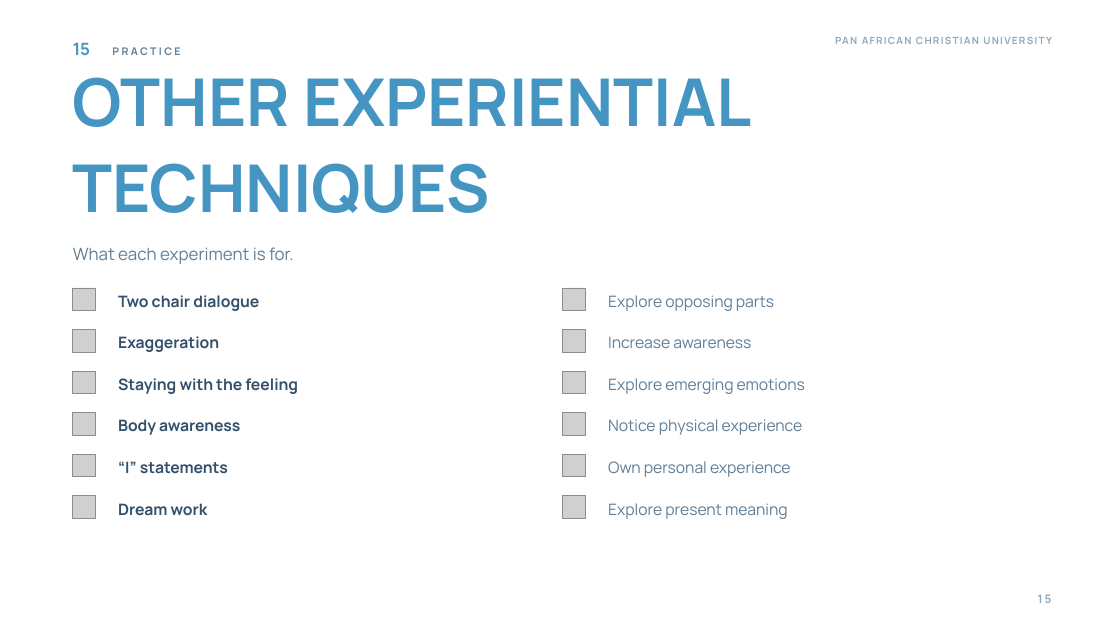
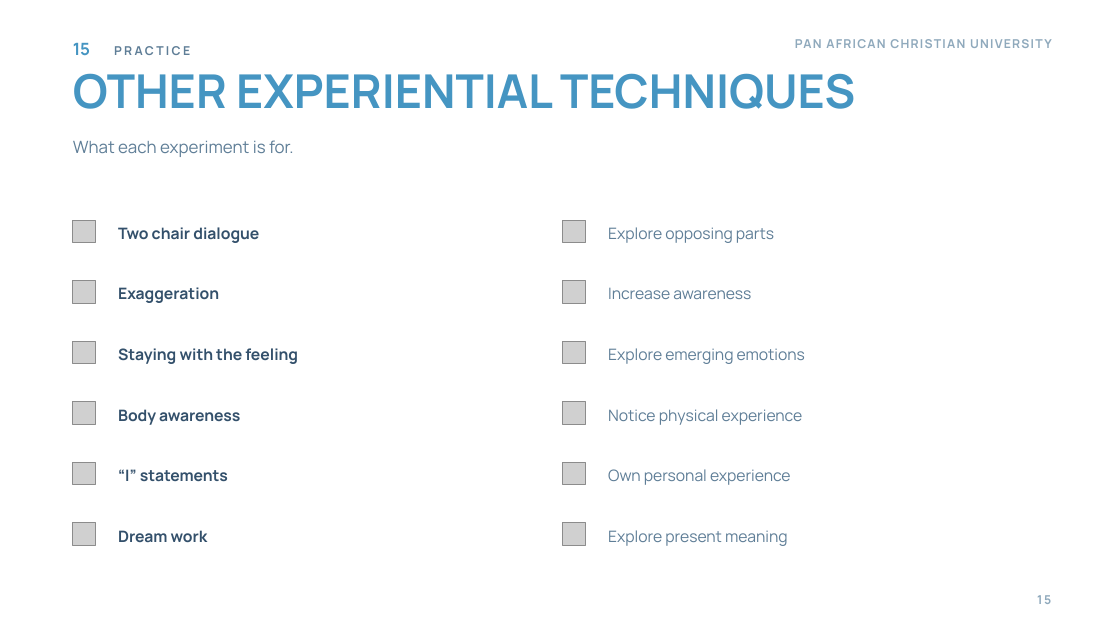
Before and after one commit to wambetebenjamin/Business-e-books, a slide deck: slide 15 of presentations/gestalt-theory-counselling/Gestalt Theory and Its Application to Counselling.pptx. Drawn at 1120x630 pixels with LibreOffice and Linux fonts; fonts in the diff are those of the drawing; grey boxes stand for pictures; background and template pictures are left out. Boxes give left, top, right and bottom in pixels: in the first picture for what was removed or moved away, otherwise in the second. Text is boxed around its words. In the diff, an @@ line names an element or a change of style, - is before the commit and + after.

```diff
--- a/presentations/gestalt-theory-counselling/Gestalt Theory and Its Application to Counselling.pptx
+++ b/presentations/gestalt-theory-counselling/Gestalt Theory and Its Application to Counselling.pptx
@@ text "15 PRACTICE" at (73,43,190,56): size 9 to 10.5 pt in "PRACTICE" @@
@@ text "OTHER EXPERIENTIAL TECHNIQUES" at (73,73,855,109): size 56.5 to 40 pt; line spacing 74pt to 56.8pt @@
@@ text "PAN AFRICAN CHRISTIAN UNIVERSITY" at (795,39,822,48): size 8.5 to 10.5 pt; line spacing 13.8pt to 17.3pt @@
@@ text "What each experiment is for.": place and size @@
-text "What each experiment is for." at (73,247,294,264)
+text "What each experiment is for." at (73,140,294,157)
@@ 2 pictures, 2 texts: place and size @@
-2 pictures, 2 texts at (73,288,774,311)
+2 pictures, 2 texts at (73,220,774,243)
@@ 2 pictures, 2 texts: place and size @@
-2 pictures, 2 texts at (73,329,751,352)
+2 pictures, 2 texts at (73,281,751,303)
@@ 2 pictures, 2 texts: place and size @@
-2 pictures, 2 texts at (73,371,805,394)
+2 pictures, 2 texts at (73,341,805,364)
@@ 2 pictures, 2 texts: place and size @@
-2 pictures, 2 texts at (73,413,803,435)
+2 pictures, 2 texts at (73,402,803,425)
@@ picture: place and size @@
-picture at (73,455,96,477)
+picture at (73,462,96,485)
@@ text "“I” statements": place and size @@
-text "“I” statements" at (118,461,228,474)
+text "“I” statements" at (118,469,228,482)
@@ picture: place and size @@
-picture at (563,455,586,477)
+picture at (563,462,586,485)
@@ text "Own personal experience": place and size @@
-text "Own personal experience" at (608,461,791,477)
+text "Own personal experience" at (608,469,791,485)
@@ 2 pictures, 2 texts: place and size @@
-2 pictures, 2 texts at (73,496,788,519)
+2 pictures, 2 texts at (73,523,788,546)
```
Also in this commit, not shown: 21 other slides changed, 26 other files.
